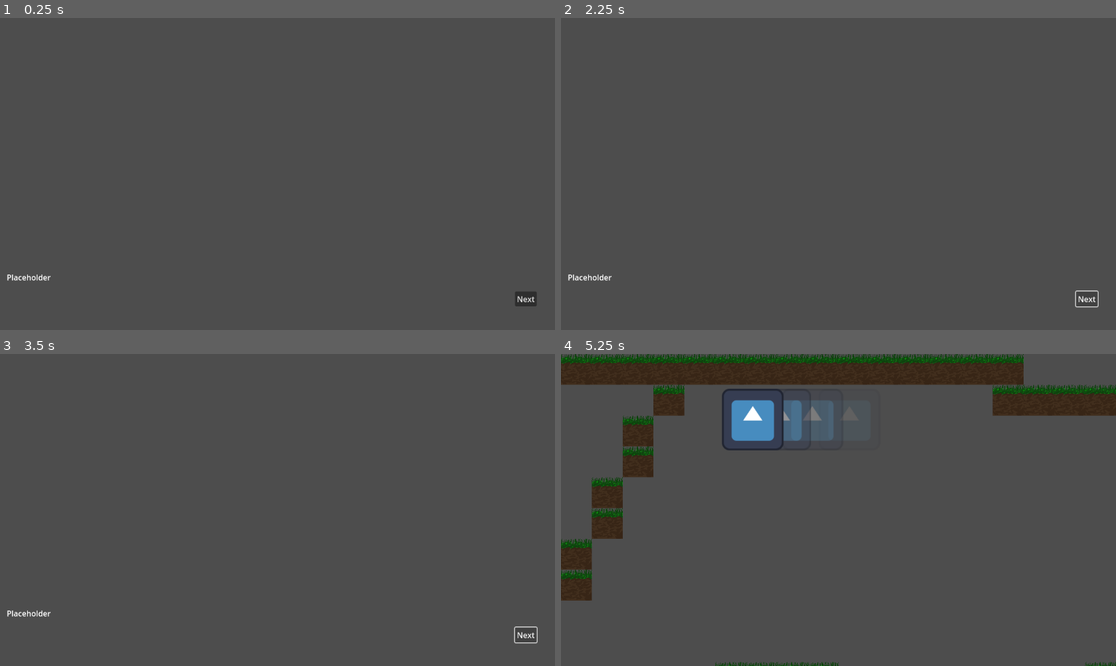
Above: before the commit, frames 1-4 (two rows, left to right).
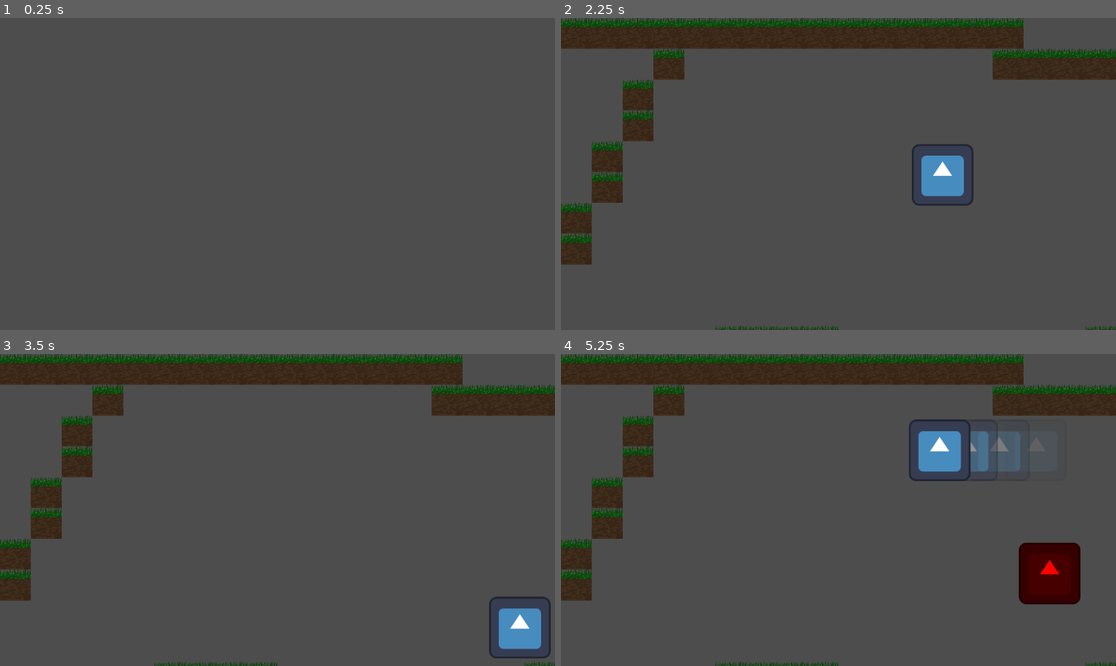
Above: after the commit, the same moments.

Repository: LorenzoFerri/GameJam2024
Game: Godot game, scene res://story/intro.tscn
Two runs of this game, one before a commit and one after it. Both use one fixed random seed, a clock stepped at 60 frames per second and the inputs below. This scene is started directly instead of the project's main scene. The engine's default icon, where the game draws it, is replaced by a stand-in: a white triangle on a blue panel in a dark square.
Inputs (mouse positions are in pixels of both pictures, inside the frame that each line leads up to):
- Up to frame 1 (0.25 s): no input
- Up to frame 2 (2.25 s): click (1088, 298) at 0.5 s, where only the run before the commit has a clickable "Next"; click (1088, 298) at 1.25 s, where only the run before the commit has a clickable "Next"; tap Enter (next, bound only after the commit) at 2 s; hold D (move_right) from 2.03 s (still down); hold Enter (next, bound only after the commit) from 2.03 s (still down)
- Up to frame 3 (3.5 s): release D (move_right) at 2.78 s; release Enter (next, bound only after the commit) at 2.78 s; hold S (move_down) from 2.78 s (still down); tap Shift (dash) at 2.85 s; tap Enter (next, bound only after the commit) at 3.05 s
- Up to frame 4 (5.25 s): tap Space at 3.5 s; release S (move_down) at 3.53 s; hold D (move_right) 3.53-4.28 s; hold Enter (next, bound only after the commit) 3.53-4.28 s; hold W (move_up) 4.28-5.03 s; tap Enter (next, bound only after the commit) at 4.35 s; hold A (move_left) from 5.03 s (still down); hold Enter (next, bound only after the commit) from 5.03 s (still down); tap Shift (dash) at 5.1 s

The runs differ from the first frame. In frame 1, 0.3% of the frame differs, in the area x 1-97%, y 82-93%; in frame 2, 15%, in the area x 0-100%, y 0-100%; in frame 3, 15%; in frame 4, 6.7%.
Error after the commit: Invalid access of index '3' on a base object of type: 'Array'. (res://story/intro.gd:28)

Commit message:
#4 Progress on intro

Diff:
--- a/project.godot
+++ b/project.godot
@@ -22,14 +22,6 @@
 [autoload]
 
 SceneManager="*res://SceneManager.gd"
-Dialogic="*res://addons/dialogic/Other/DialogicGameHandler.gd"
-
-[dialogic]
-
-directories/dch_directory={}
-directories/dtl_directory={
-"intro": "res://story/intro.dtl"
-}
 
 [display]
 
@@ -76,12 +68,9 @@
 , Object(InputEventJoypadButton,"resource_local_to_scene":false,"resource_name":"","device":-1,"button_index":0,"pressure":0.0,"pressed":true,"script":null)
 ]
 }
-dialogic_default_action={
+next={
 "deadzone": 0.5,
 "events": [Object(InputEventKey,"resource_local_to_scene":false,"resource_name":"","device":0,"window_id":0,"alt_presse …(181 unchanged characters)…
-, Object(InputEventMouseButton,"resource_local_to_scene":false,"resource_name":"","device":-1,"window_id":0,"alt_pressed":false,"shift_pressed":false,"ctrl_pressed":false,"meta_pressed":false,"button_mask":0,"position":Vector2(0, 0),"global_position":Vector2(0, 0),"factor":1.0,"button_index":1,"canceled":false,"pressed":true,"double_click":false,"script":null)
-, Object(InputEventKey,"resource_local_to_scene":false,"resource_name":"","device":0,"window_id":0,"alt_pressed":false,"shift_pressed":false,"ctrl_pressed":false,"meta_pressed":false,"pressed":false,"keycode":32,"physical_keycode":0,"key_label":0,"unicode":0,"echo":false,"script":null)
-, Object(InputEventKey,"resource_local_to_scene":false,"resource_name":"","device":0,"window_id":0,"alt_pressed":false,"shift_pressed":false,"ctrl_pressed":false,"meta_pressed":false,"pressed":false,"keycode":88,"physical_keycode":0,"key_label":0,"unicode":0,"echo":false,"script":null)
 , Object(InputEventJoypadButton,"resource_local_to_scene":false,"resource_name":"","device":0,"button_index":0,"pressure":0.0,"pressed":false,"script":null)
 ]
 }
--- a/story/intro.gd
+++ b/story/intro.gd
@@ -1,22 +1,32 @@
 extends Control
 
-const nero = preload("res://assets/intro/nero.png")
-
 var slides = [
-	Slide.new("Text 1", nero),
-	Slide.new("Text 2", nero),
-	Slide.new("Text 3", nero),
-	Slide.new("Text 4", nero),
-	Slide.new("Text 5", nero)
+	Slide.new("Text 1", preload("res://assets/intro/s1.png")),
+	Slide.new("Text 2", preload("res://assets/intro/s2.png")),
+	Slide.new("Text 3", preload("res://assets/intro/s3.png")),
 ]
 
 var current = 0
+var elapsed = 0
 
 func _ready():
-	pass
+	#$SlideImage.texture = slides[current].image
+	$NarrationText.text = slides[current].text
 
-func _on_next_pressed():
-	if (current + 1 > len(slides)):
-		SceneManager.goto_scene("res://game.tscn")
-	else:
-		current += 1
+func _process(delta):
+	check_next()
+	show_text(delta)
+
+func check_next():
+	if Input.is_action_pressed("next"):
+		if (current + 1 > len(slides)):
+			SceneManager.goto_scene("res://game.tscn")
+		else:
+			current += 1
+			elapsed = 0
+			#$SlideImage.texture = slides[current].image
+			$NarrationText.text = slides[current].text
+
+func show_text(delta):
+	elapsed += delta
+	$NarrationText.visible_characters = elapsed/0.08
--- a/story/intro.tscn
+++ b/story/intro.tscn
@@ -11,24 +11,19 @@
 grow_vertical = 2
 script = ExtResource("1_n4ef6")
 
-[node name="RichTextLabel" type="RichTextLabel" parent="."]
-layout_mode = 0
-offset_left = 14.0
-offset_top = 527.0
-offset_right = 1048.0
-offset_bottom = 634.0
+[node name="NarrationText" type="RichTextLabel" parent="."]
+layout_mode = 1
+anchors_preset = 7
+anchor_left = 0.5
+anchor_top = 1.0
+anchor_right = 0.5
+anchor_bottom = 1.0
+offset_left = -517.0
+offset_top = -107.0
+offset_right = 517.0
+grow_horizontal = 2
+grow_vertical = 0
 text = "Placeholder"
 
-[node name="Sprite2D" type="Sprite2D" parent="."]
+[node name="SlideImage" type="Sprite2D" parent="."]
 position = Vector2(14, 527)
-
-[node name="Button" type="Button" parent="."]
-layout_mode = 0
-offset_left = 1069.0
-offset_top = 568.0
-offset_right = 1114.0
-offset_bottom = 599.0
-text = "Next"
-
-[connection signal="pressed" from="Button" to="." method="_on_button_pressed"]
-[connection signal="pressed" from="Button" to="." method="_on_next_pressed"]
Binary file removed: assets/intro/nero.png
Binary file added: assets/intro/s1.png
Not shown, changed: assets/intro/s1.png.import
Binary file added: assets/intro/s2.png
Not shown, added: assets/intro/s2.png.import
Binary file added: assets/intro/s3.png
Not shown, added: assets/intro/s3.png.import
Not shown: 1 places in story/intro.tscn that only renumber resources
Not shown, removed: .DS_Store
Not shown, changed: .gitignore
Not shown, removed: assets/.DS_Store
